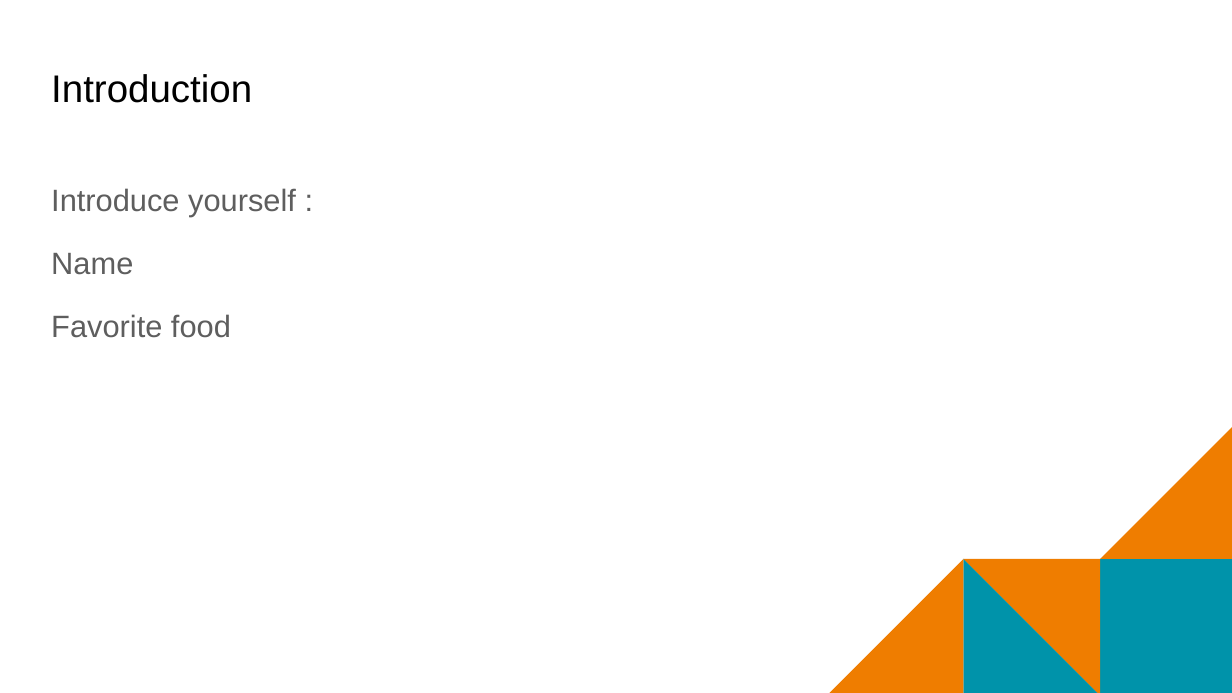
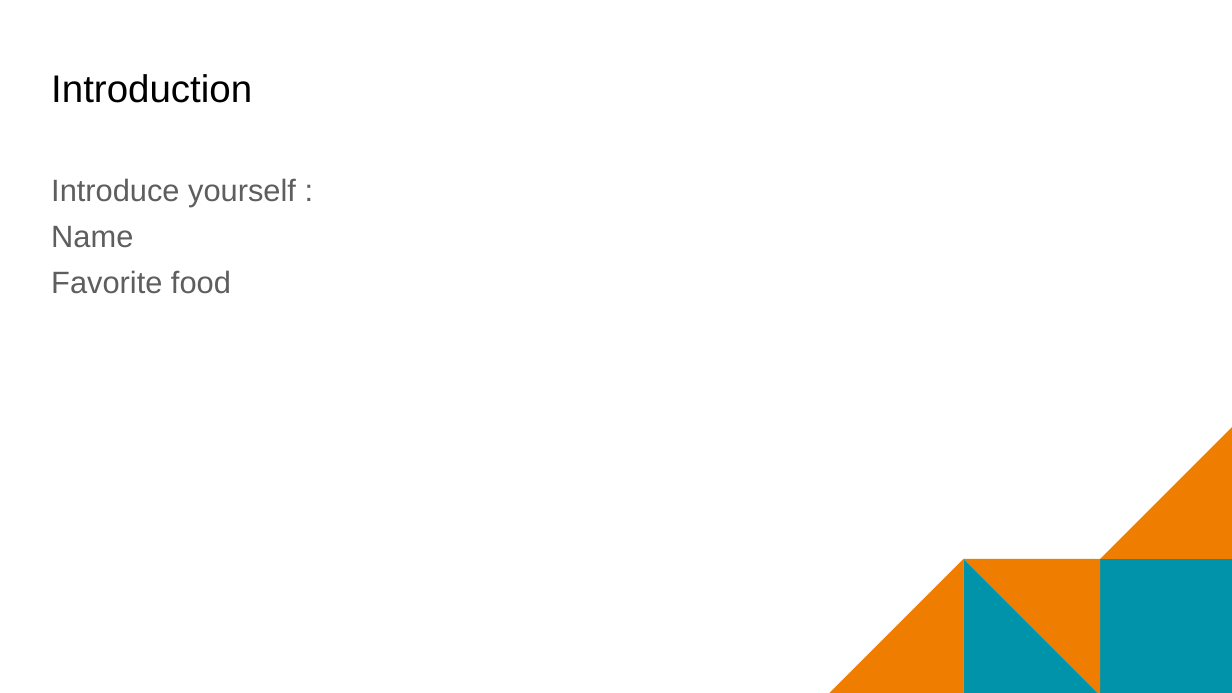
Before and after one commit to mr-eggleton/web-lit-core, a slide deck: slide 4 of final ppt/01-web-and-you.pptx. Drawn at 1232x693 pixels with LibreOffice and Linux fonts; fonts in the diff are those of the drawing; background and template pictures are left out. Boxes give left, top, right and bottom in pixels: in the first picture for what was removed or moved away, otherwise in the second. Text is boxed around its words. In the diff, an @@ line names an element or a change of style, - is before the commit and + after.

```diff
--- a/final ppt/01-web-and-you.pptx
+++ b/final ppt/01-web-and-you.pptx
@@ text "Introduce yourself :" at box(51, 178, 296, 294): line spacing 1.15 to 0.9; less space between paragraphs @@
```
Also in this commit, not shown: 8 other slides changed, 2 other files.
